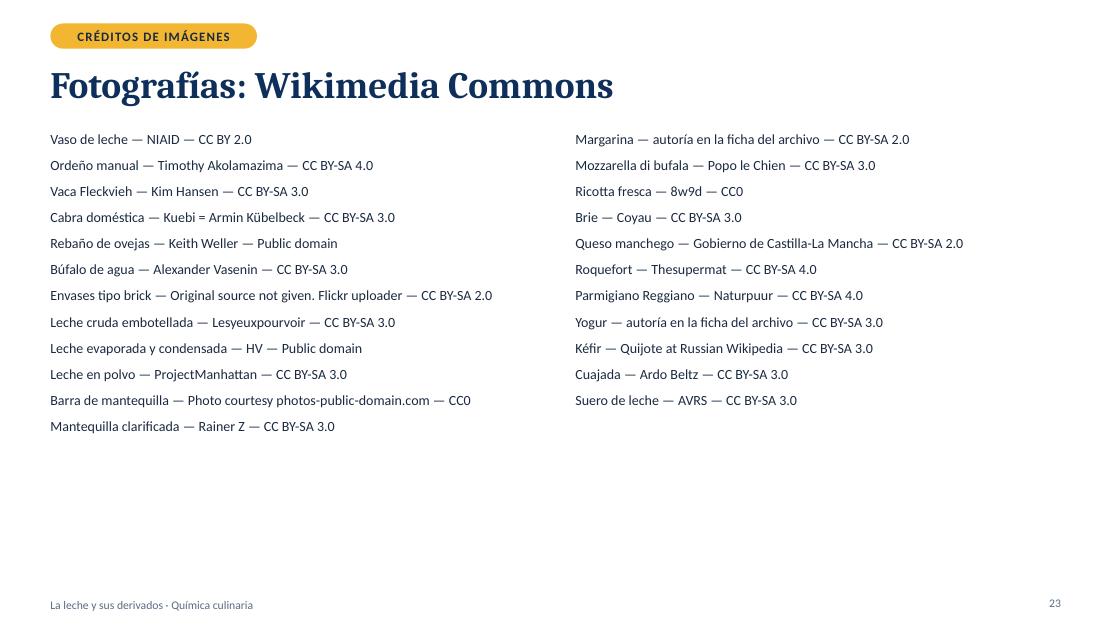
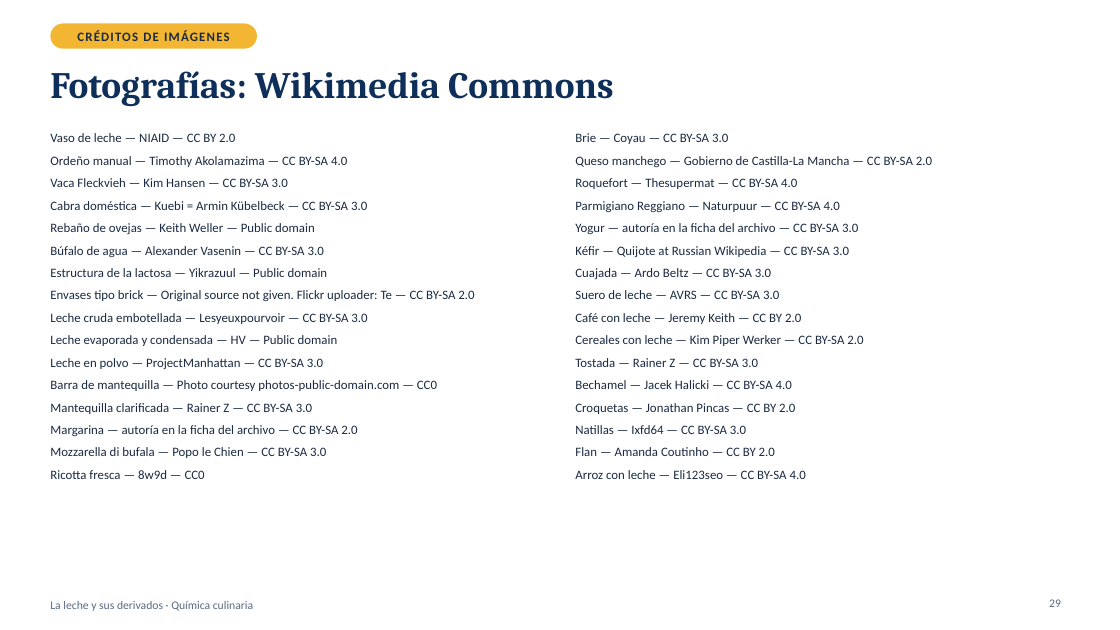
Before and after one commit to WhosErnest/YourFlyouts, a slide deck: slide 29 of presentacion-leche/La_leche_y_sus_derivados.pptx (slide 23 before the commit). Drawn at 1120x630 pixels with LibreOffice and Linux fonts; fonts in the diff are those of the drawing. Boxes give left, top, right and bottom in pixels: in the first picture for what was removed or moved away, otherwise in the second. Text is boxed around its words. In the diff, an @@ line names an element or a change of style, - is before the commit and + after.

```diff
--- a/presentacion-leche/La_leche_y_sus_derivados.pptx
+++ b/presentacion-leche/La_leche_y_sus_derivados.pptx
@@ text at [50, 133, 437, 414]: size 12 to 11 pt in "Vaso de leche — NIAID — CC ...", "Ordeño manual — Timothy Akolamazima — CC ...", "Vaca Fleckvieh — Kim Hansen — CC ...", "Cabra doméstica — Kuebi = Armin Kübelbeck ..." and 7 more places; less space between paragraphs @@
@@ text at [575, 134, 910, 196]: paragraphs removed @@
-Margarina — autoría en la ficha del archivo — CC BY-SA 2.0
-Mozzarella di bufala — Popo le Chien — CC BY-SA 3.0
-Ricotta fresca — 8w9d — CC0
@@ text at [575, 133, 932, 299]: size 12 to 11 pt in "Brie — Coyau — CC BY-SA 3.0", "Queso manchego — Gobierno de Castilla-La Mancha ...", "Roquefort — Thesupermat — CC BY-SA 4.0", "Parmigiano Reggiano — Naturpuur — CC BY-SA ..." and 4 more places; less space between paragraphs @@
@@ text at [50, 268, 474, 301]: text changed; size 12 to 11 pt @@
-Envases tipo brick — Original source not given. Flickr uploader — CC BY-SA 2.0
+Estructura de la lactosa — Yikrazuul — Public domain
+Envases tipo brick — Original source not given. Flickr uploader: Te — CC BY-SA 2.0
@@ text at [575, 313, 863, 479]: paragraphs added @@
+Café con leche — Jeremy Keith — CC BY 2.0
+Cereales con leche — Kim Piper Werker — CC BY-SA 2.0
+Tostada — Rainer Z — CC BY-SA 3.0
+Bechamel — Jacek Halicki — CC BY-SA 4.0
+Croquetas — Jonathan Pincas — CC BY 2.0
+Natillas — Ixfd64 — CC BY-SA 3.0
+Flan — Amanda Coutinho — CC BY 2.0
+Arroz con leche — Eli123seo — CC BY-SA 4.0
@@ text at [50, 425, 357, 479]: paragraphs added @@
+Margarina — autoría en la ficha del archivo — CC BY-SA 2.0
+Mozzarella di bufala — Popo le Chien — CC BY-SA 3.0
+Ricotta fresca — 8w9d — CC0
@@ page number at [1049, 599, 1061, 607]: text changed @@
-23
+29
```
Also in this commit, not shown: 9 other slides changed, 6 slides added, 1 other file.
